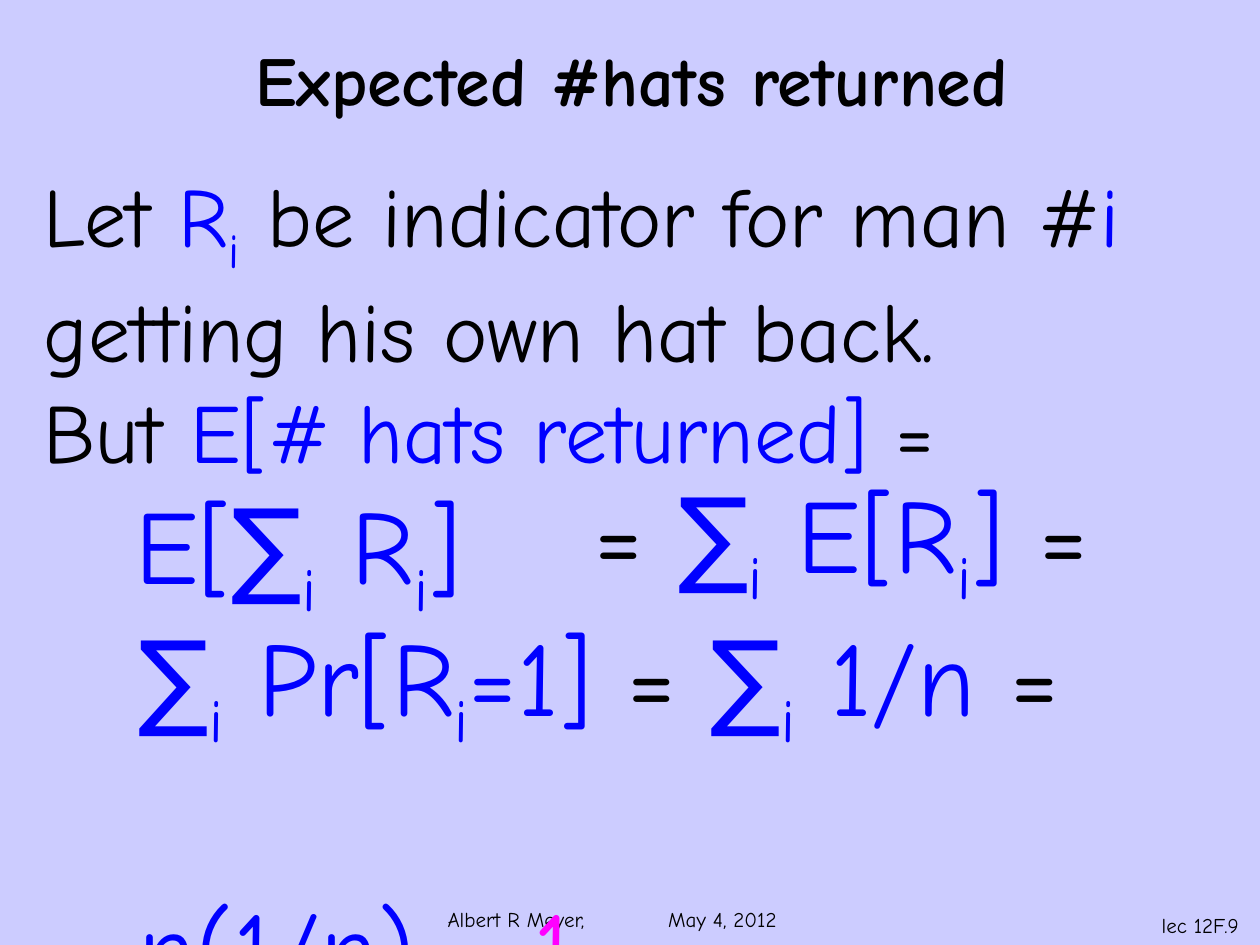
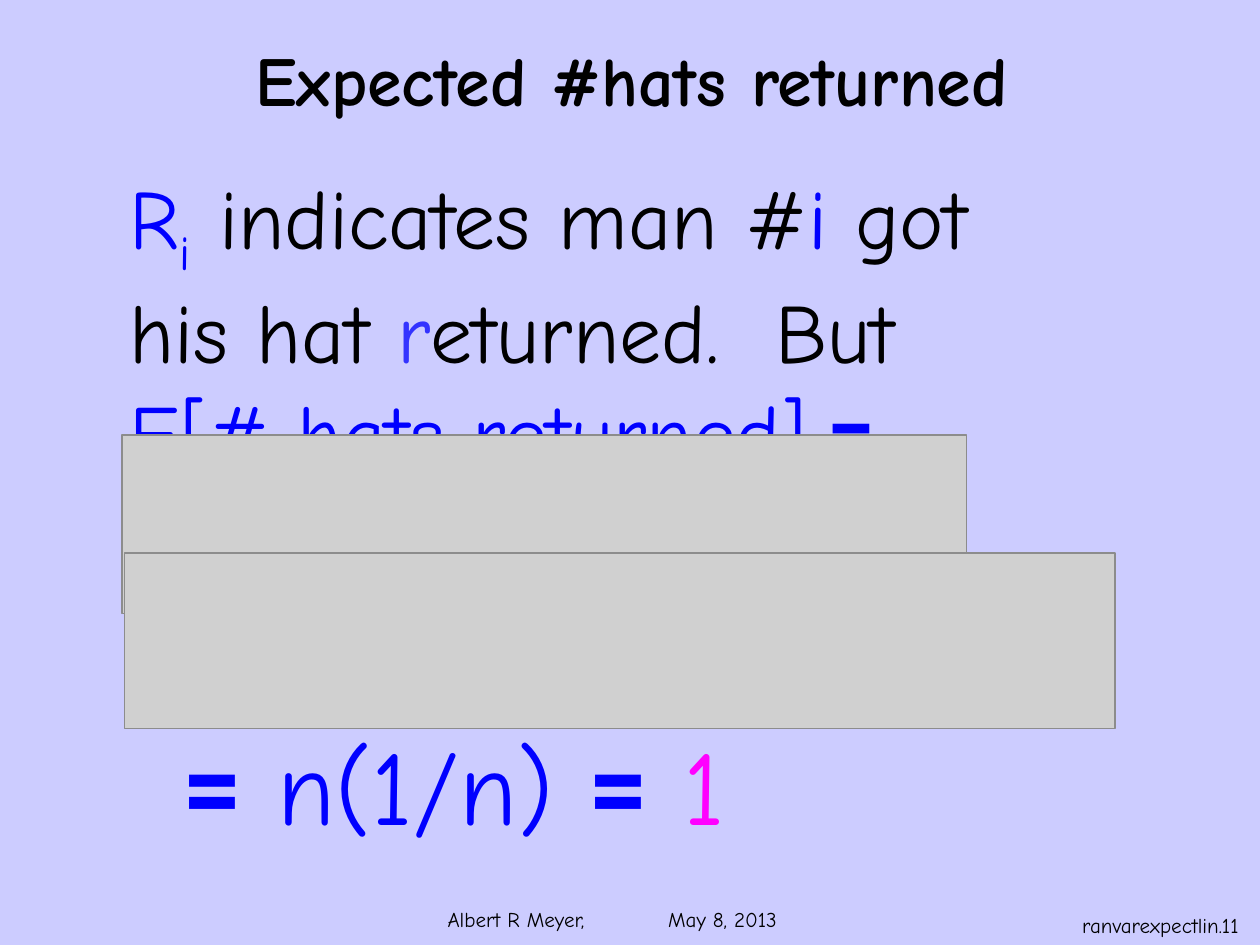
Before and after one commit to armeyer/mcs_web, a slide deck: slide 11 of spring13/slides13/ranvar-expect-linear.pptx (slide 9 before the commit). Drawn at 1260x945 pixels with LibreOffice and Linux fonts; fonts in the diff are those of the drawing; grey boxes stand for pictures; background and template pictures are left out. Boxes give left, top, right and bottom in pixels: in the first picture for what was removed or moved away, otherwise in the second. Text is boxed around its words. In the diff, an @@ line names an element or a change of style, - is before the commit and + after.

Commit message:
ranvar slides

```diff
--- a/spring13/slides13/ranvar-expect-linear.pptx
+++ b/spring13/slides13/ranvar-expect-linear.pptx
@@ text at (130,191,967,436): text changed @@
-Let Ri be indicator for man #i getting his own hat back.
-But E[# hats returned] =
-E[∑i Ri]
+Ri indicates man #i got
+his hat returned. But
+E[# hats returned] =
@@ picture added at (122,435,966,614) @@
@@ picture added at (125,553,1115,728) @@
@@ text at (277,742,726,838): text changed @@
-= ∑i E[Ri] =
-∑i Pr[Ri=1] = ∑i 1/n =
-n(1/n) = 1
+= n(1/n) = 1
@@ text at (448,912,777,931): text changed @@
-Albert R Meyer, May 4, 2012
+Albert R Meyer, May 8, 2013
@@ page number at (1082,919,1238,937): text changed @@
-lec 12F.9
+ranvarexpectlin.11
```
Also in this commit, not shown: 14 other slides changed, 6 slides added, 6 other files.
